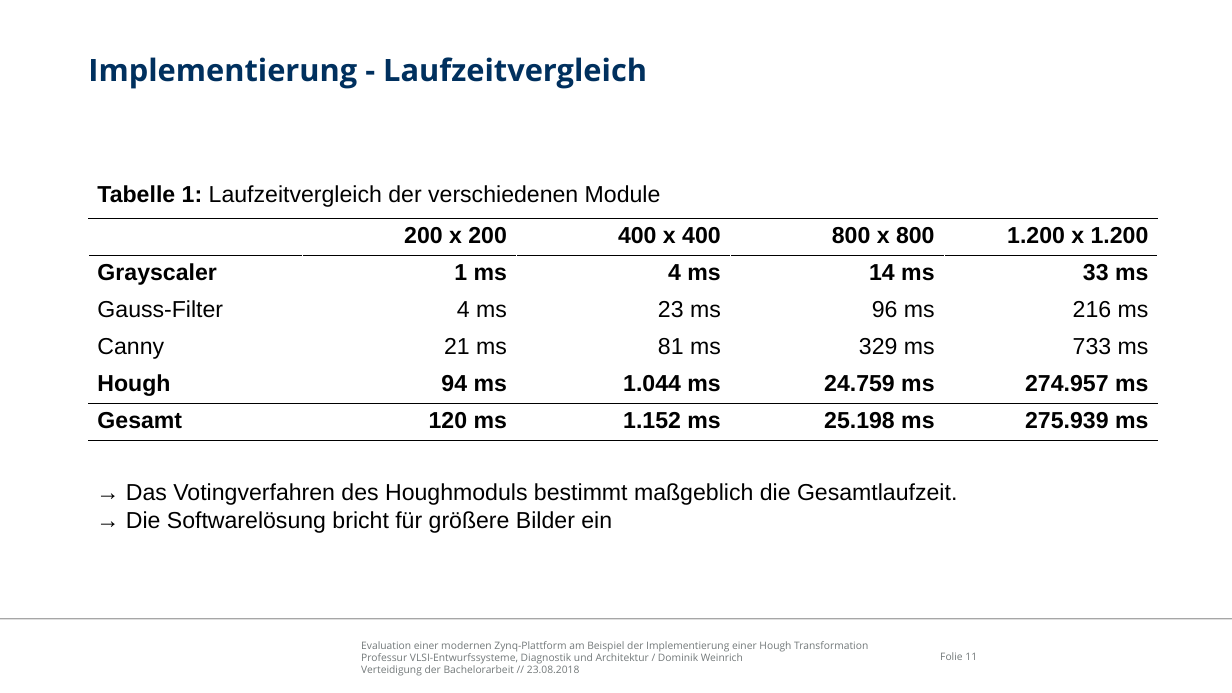
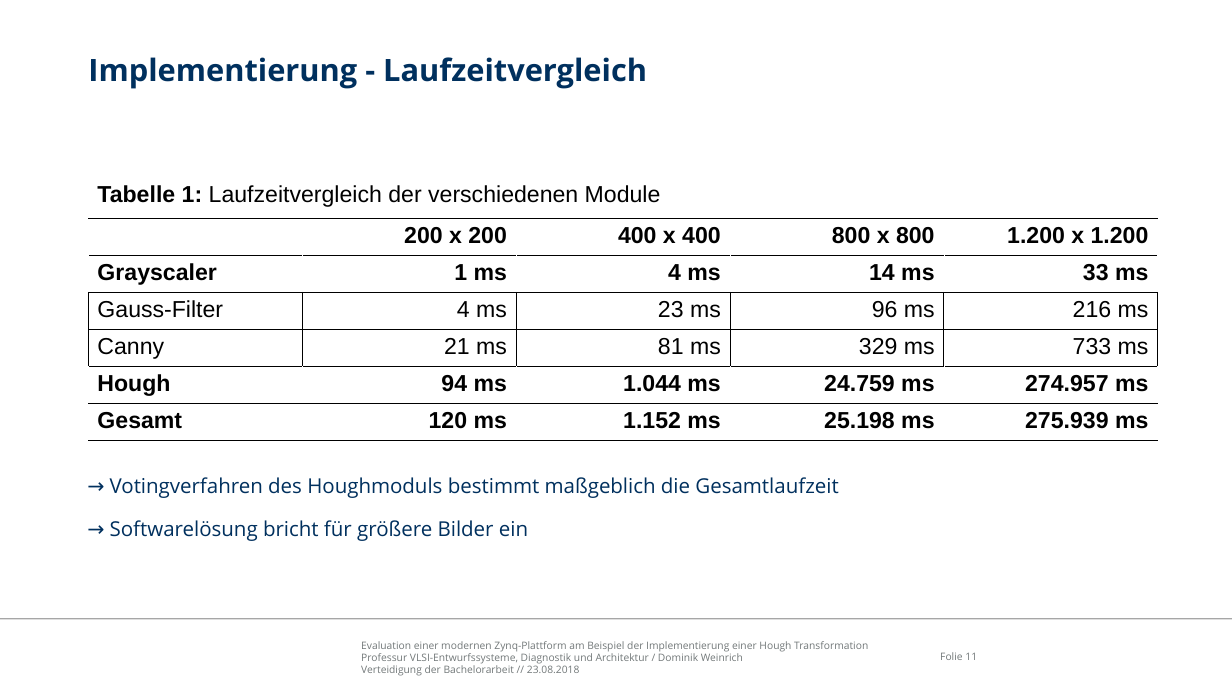
Before and after one commit to freeDom-/hough, a slide deck: slide 11 of Verteidigung/Verteidigung.odp. Drawn at 1232x693 pixels with LibreOffice and Linux fonts; fonts in the diff are those of the drawing; background and template pictures are left out. Boxes give left, top, right and bottom in pixels: in the first picture for what was removed or moved away, otherwise in the second. Text is boxed around its words. In the diff, an @@ line names an element or a change of style, - is before the commit and + after.

```diff
--- a/Verteidigung/Verteidigung.odp
+++ b/Verteidigung/Verteidigung.odp
@@ table at [89,218,1156,433] @@
@@ fill #FFFFFF to none in 25 cells @@
@@ borders changed @@
@@ text at [110,477,838,541]: text changed; size 18 to 16 pt; font Arial to Open Sans; text colour #000000 to #00305E @@
-→ Das Votingverfahren des Houghmoduls bestimmt maßgeblich die Gesamtlaufzeit.
-→ Die Softwarelösung bricht für größere Bilder ein
+→ Votingverfahren des Houghmoduls bestimmt maßgeblich die Gesamtlaufzeit
+→ Softwarelösung bricht für größere Bilder ein
```
Also in this commit, not shown: 11 other slides changed, 1 slide added, 1 other file.
